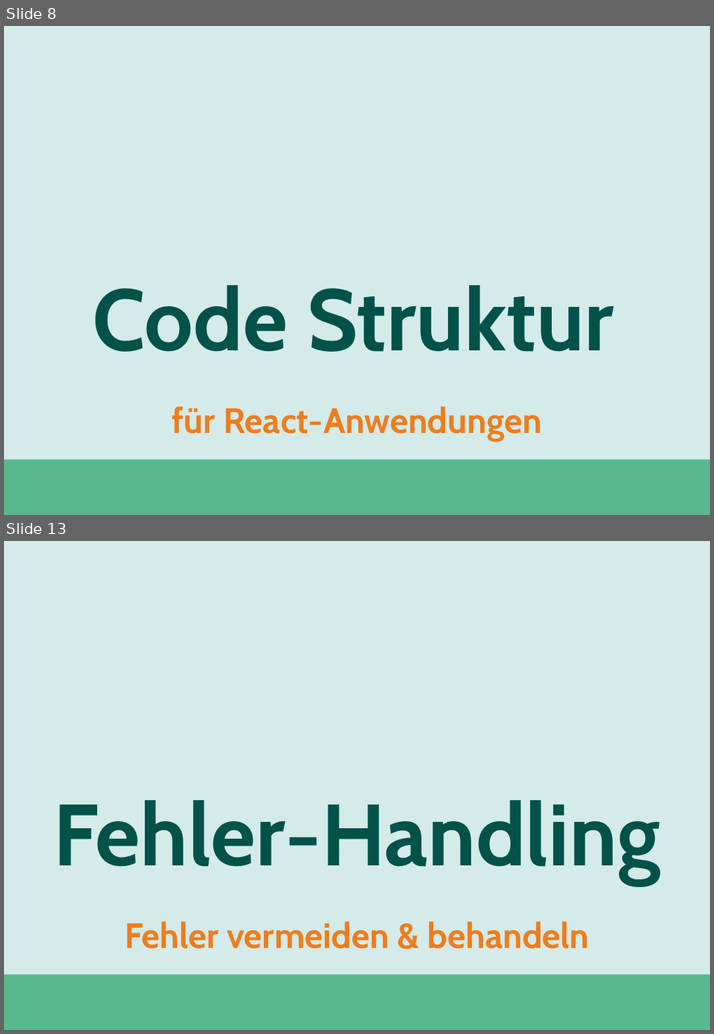
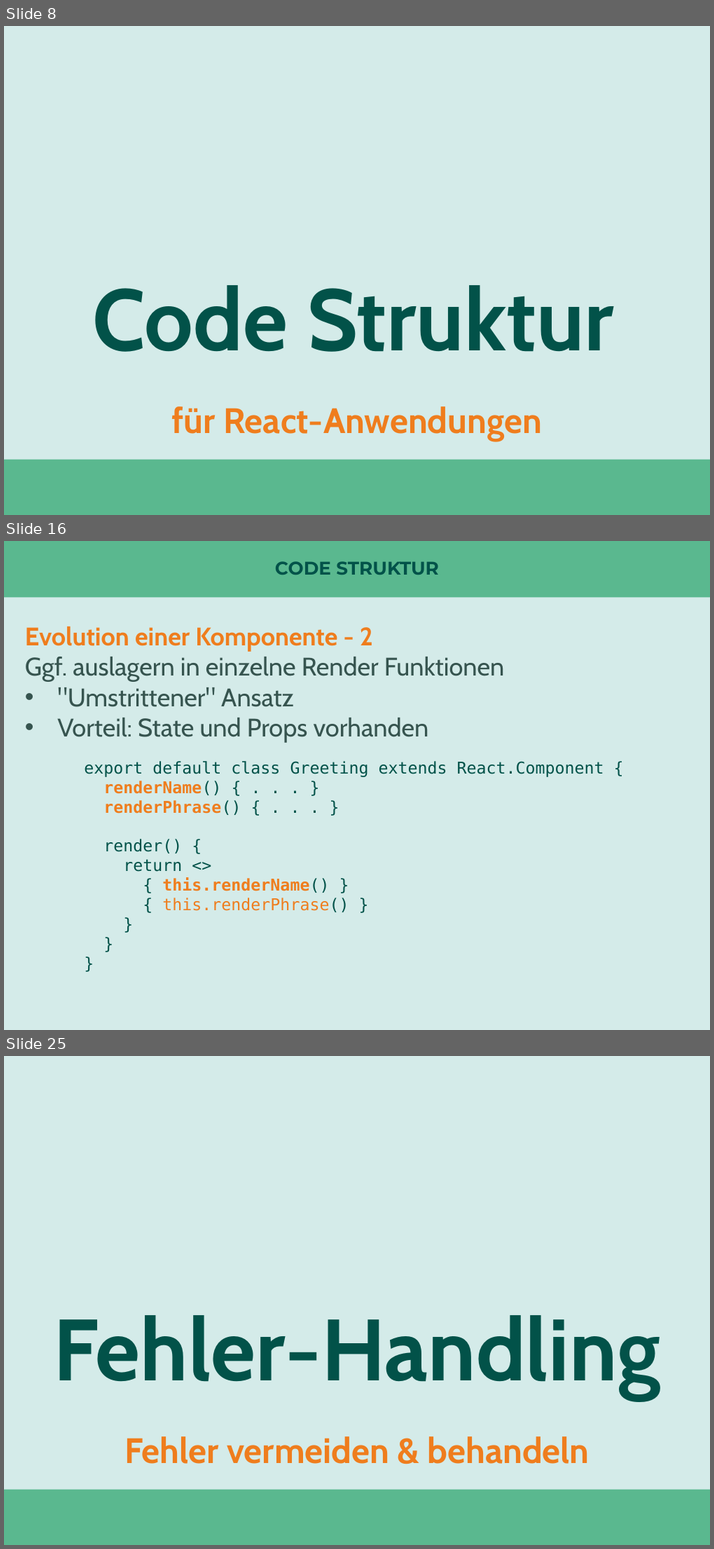
Before and after one commit to nilshartmann/react-talk, a slide deck: react-in-enterprise-anwendungen.pptx. Shown one above the other, each under a label of ours: slides 8 and 13 before the commit, slides 8, 16 and 25 after it; the slides between them are not shown. The pictures are 714x1034 and 714x1549 pixels, drawn with LibreOffice and Linux fonts; fonts in the diff are those of the drawing. Boxes give left, top, right and bottom in pixels: in the first picture for what was removed or moved away, otherwise in the second. Text is boxed around its words. In the diff, an @@ line names an element or a change of style, - is before the commit and + after.

```diff
--- a/react-in-enterprise-anwendungen.pptx
+++ b/react-in-enterprise-anwendungen.pptx
@@ slide 16 added at (4,541,710,1030), background #D4EBE9 @@
@@ rectangle added at (4,541,710,597), fill #5AB88F @@
@@ title added at (275,561,439,575), 20.3 pt, text #025249, bold @@
+CODE STRUKTUR
@@ text added at (25,626,504,743), 28 pt, text #36544F @@
+Evolution einer Komponente - 2
+Ggf. auslagern in einzelne Render Funktionen
+• "Umstrittener" Ansatz
+• Vorteil: State und Props vorhanden
@@ text added at (84,761,604,912), 18 pt, text #025249 @@
+export default class Greeting extends React.Component {
+renderName() { . . . }
+renderPhrase() { . . . }
+render() {
+return <>
+{ this.renderName() }
+{ this.renderPhrase() }
+}
+}
+}
@@ what was slide 13 is now slide 25 @@
```
Also in this commit, not shown: 6 slides changed, 13 other slides added, 7 slides removed, 1 other file.
